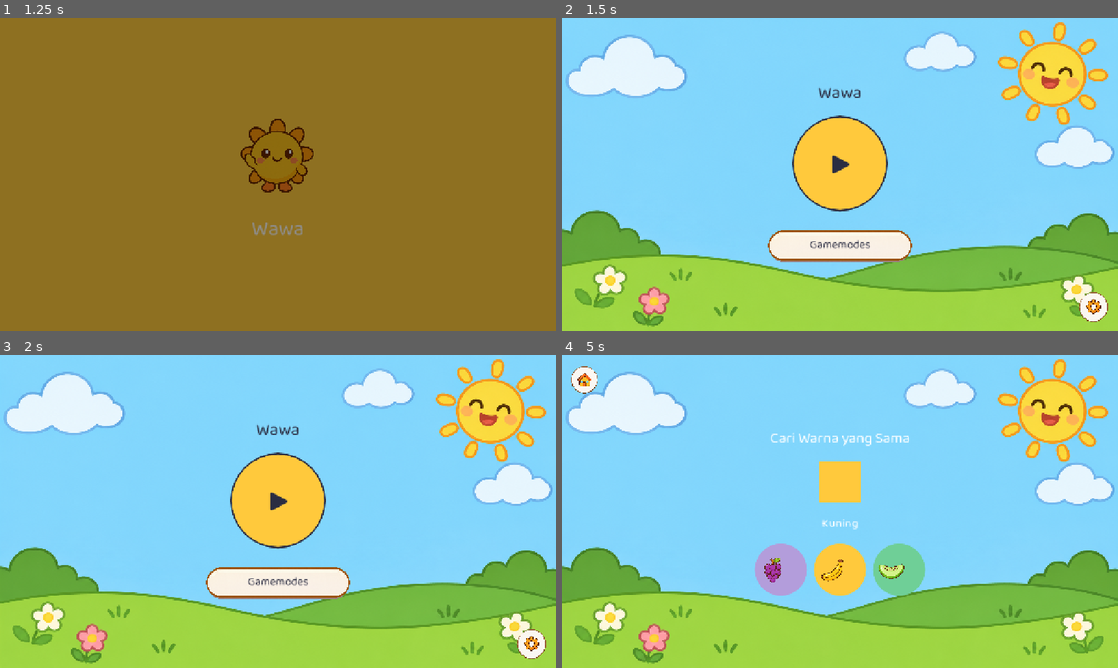
Above: before the commit, frames 1-4 (two rows, left to right).
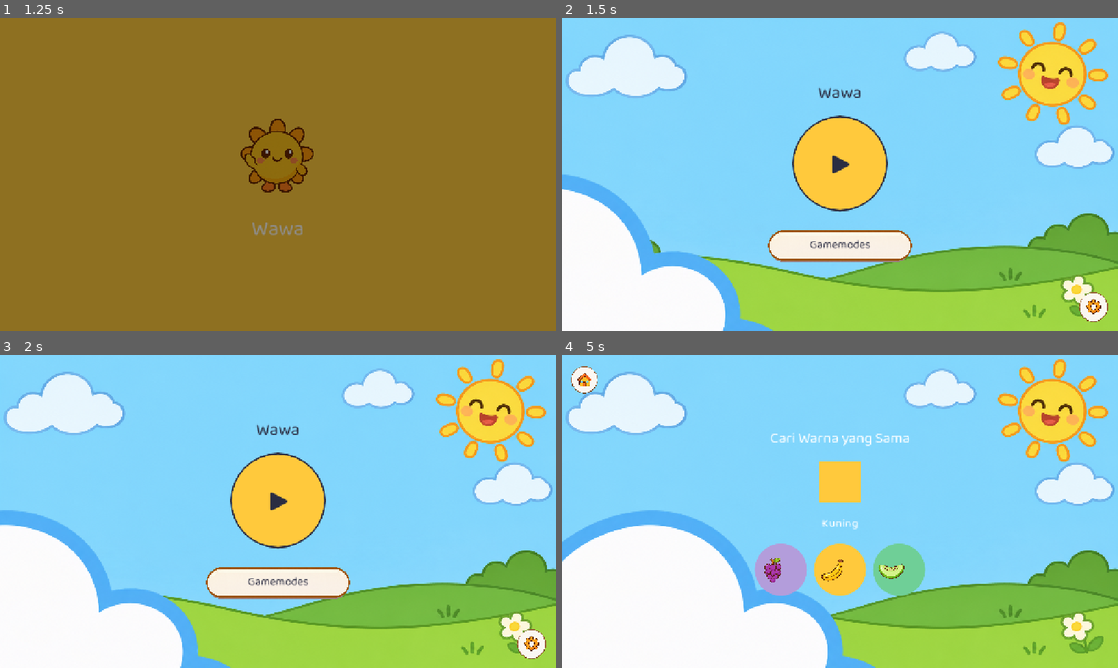
Above: after the commit, the same moments.

Repository: ptnusavisionmedia/game-balita
Game: Godot game, scene res://scenes/Splash.tscn
Same seed, same stepped clock (60 frames per second), same inputs: the game is played once before the commit and once after it.
Inputs (mouse positions are in pixels of both pictures, inside the frame that each line leads up to):
- Up to frame 1 (1.25 s): tap Enter at 0.5 s; move the mouse to (400, 158) at 0.52 s; click (400, 158) at 0.67 s
- Up to frame 2 (1.5 s): drag from (728, 190) to (812, 237) at 1.27 s
- Up to frame 3 (2 s): no input
- Up to frame 4 (5 s): click "▶" at 2 s; click (778, 570) at 2.77 s; click (840, 570) at 3.52 s; click (901, 570) at 4.27 s

Frame 1 is identical in both runs. In frame 2, 11% of the frame differs, in the area x 0-38%, y 50-100%; in frame 3, 12%; in frame 4, 19%, in the area x 0-57%, y 49-100%.

Commit message:
feat: awan bergerak pelan di GameBackground + ringkasan vault Obsidian
- GameBackground: tambah 2 awan kecil yang drift horizontal sangat
  pelan (~42-55 detik per lintasan layar) di atas gambar langit+rumput
  statis, supaya layar main terasa hidup tanpa jadi distraksi. Posisi
  relatif lebar layar (bukan piksel tetap) biar benar di device apa
  pun. Aset awan digenerate via ChatGPT.
- obsidian-vault/RINGKASAN_BESAR.md (baru): 1 dokumen peta besar
  merangkum konsep app, dasar teori tumbuh-kembang, struktur navigasi
  terkini, status kerja, dan keputusan besar yang gampang kelupaan —
  supaya context nggak lepas lintas sesi.

Headless-verified 12 scene, semua bersih.

Co-Authored-By: Claude Sonnet 5 <noreply@anthropic.com>

Diff:
--- a/core/scripts/game_background.gd
+++ b/core/scripts/game_background.gd
@@ -15,6 +15,19 @@
 ## bukan di-stretch paksa jadi gepeng/melar.
 
 const BACKGROUND_TEXTURE := preload("res://core/assets/images/home_background.png")
+
+## Update 2026-11-28 (atas permintaan user, "background hambar/statis"):
+## tambah 1-2 awan kecil yang GESER PELAN horizontal di atas gambar statis
+## (bukan ganti gambar background-nya) — supaya layar terasa hidup tanpa
+## elemen baru yang bisa mengalihkan fokus dari tombol/konten utama.
+## Sengaja CUMA posisi (bukan animasi lain yang lebih ramai) & kecepatan
+## sangat pelan (~1 lintasan layar per 40-55 detik) — prinsip "dekorasi,
+## bukan distraksi" (docs/UI_UX_DESIGN.md: warna sejuk pastel = dekorasi).
+const CLOUD_TEXTURE_PATH := "res://core/assets/images/decor/cloud_small.png"
+const CLOUD_CONFIGS := [
+	{"y_ratio": 0.08, "size": 120.0, "duration": 42.0, "start_ratio": 0.15},
+	{"y_ratio": 0.18, "size": 80.0, "duration": 55.0, "start_ratio": 0.65},
+]
 
 
 func _ready() -> void:
@@ -37,3 +50,61 @@
 	texture_rect.stretch_mode = TextureRect.STRETCH_KEEP_ASPECT_COVERED
 	texture_rect.mouse_filter = Control.MOUSE_FILTER_IGNORE
 	add_child(texture_rect)
+
+	if FileAccess.file_exists(CLOUD_TEXTURE_PATH):
+		for config in CLOUD_CONFIGS:
+			_add_drifting_cloud(config)
+
+
+## 1 awan = 1 TextureRect yang digeser looping dari luar kiri layar ke
+## luar kanan layar pakai `Tween` (posisi relatif terhadap LEBAR LAYAR
+## SAAT INI, bukan angka piksel tetap, supaya tetap benar di device
+## rasio berapa pun — pola sama alasannya kayak semua anchor di app ini).
+func _add_drifting_cloud(config: Dictionary) -> void:
+	var cloud := TextureRect.new()
+	cloud.texture = load(CLOUD_TEXTURE_PATH)
+	var size: float = config["size"]
+	cloud.custom_minimum_size = Vector2(size, size)
+	cloud.size = Vector2(size, size)
+	cloud.expand_mode = TextureRect.EXPAND_IGNORE_SIZE
+	cloud.stretch_mode = TextureRect.STRETCH_KEEP_ASPECT_CENTERED
+	cloud.mouse_filter = Control.MOUSE_FILTER_IGNORE
+	cloud.anchor_top = config["y_ratio"]
+	cloud.anchor_bottom = config["y_ratio"]
+	add_child(cloud)
+
+	var duration: float = config["duration"]
+	var start_ratio: float = config["start_ratio"]
+
+	# `call_deferred` + loop manual (bukan `Tween.set_loops()`) — supaya
+	# titik mulai tiap awan ditentukan `start_ratio` (awan tidak semua
+	# mulai dari tepi kiri bersamaan, terasa lebih alami), baru siklus
+	# berikutnya full dari luar-kiri ke luar-kanan.
+	_drift_once.call_deferred(cloud, duration, start_ratio)
+
+
+func _drift_once(cloud: TextureRect, duration: float, start_ratio: float) -> void:
+	if not is_instance_valid(cloud):
+		return
+	var screen_width := get_rect().size.x
+	if screen_width <= 0.0:
+		screen_width = 1280.0  # fallback kalau dipanggil sebelum layout siap
+
+	var cloud_width: float = cloud.size.x
+	var left_edge := -cloud_width
+	var right_edge := screen_width + cloud_width
+	var start_x: float = lerp(left_edge, right_edge, start_ratio)
+
+	cloud.offset_left = start_x
+	cloud.offset_right = start_x + cloud_width
+	cloud.offset_top = 0.0
+	cloud.offset_bottom = cloud_width
+
+	var remaining_ratio := (right_edge - start_x) / (right_edge - left_edge)
+	var tween := create_tween()
+	tween.tween_property(cloud, "offset_left", right_edge, duration * remaining_ratio)
+	tween.parallel().tween_property(cloud, "offset_right", right_edge + cloud_width, duration * remaining_ratio)
+	tween.tween_callback(func():
+		if is_instance_valid(cloud):
+			_drift_once(cloud, duration, 0.0)  # siklus berikutnya selalu dari tepi kiri
+	)
Binary file added: core/assets/images/decor/cloud_small.png
Not shown, added: core/assets/images/decor/cloud_small.png.import
Not shown, added: obsidian-vault/RINGKASAN_BESAR.md
